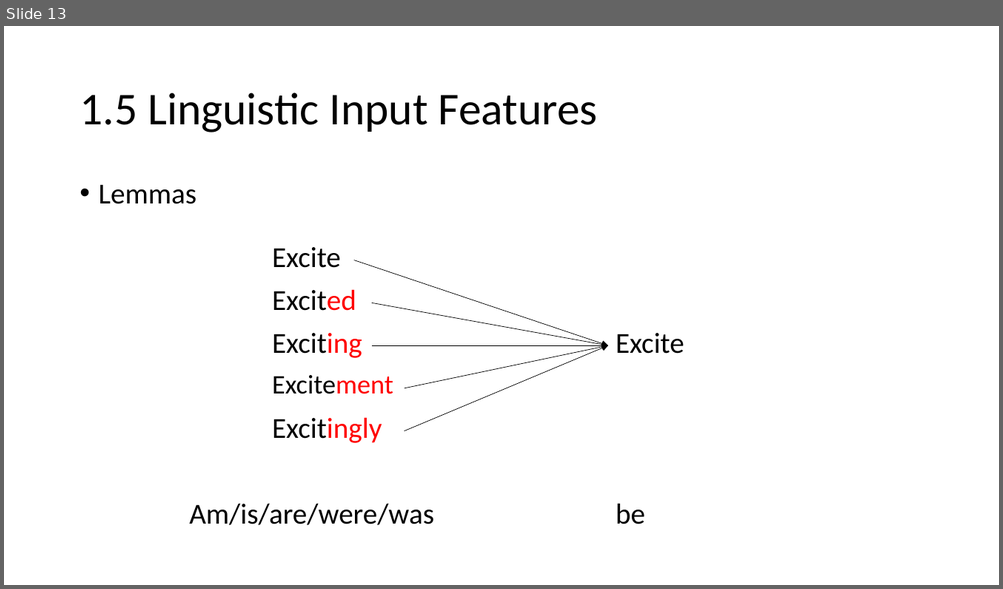
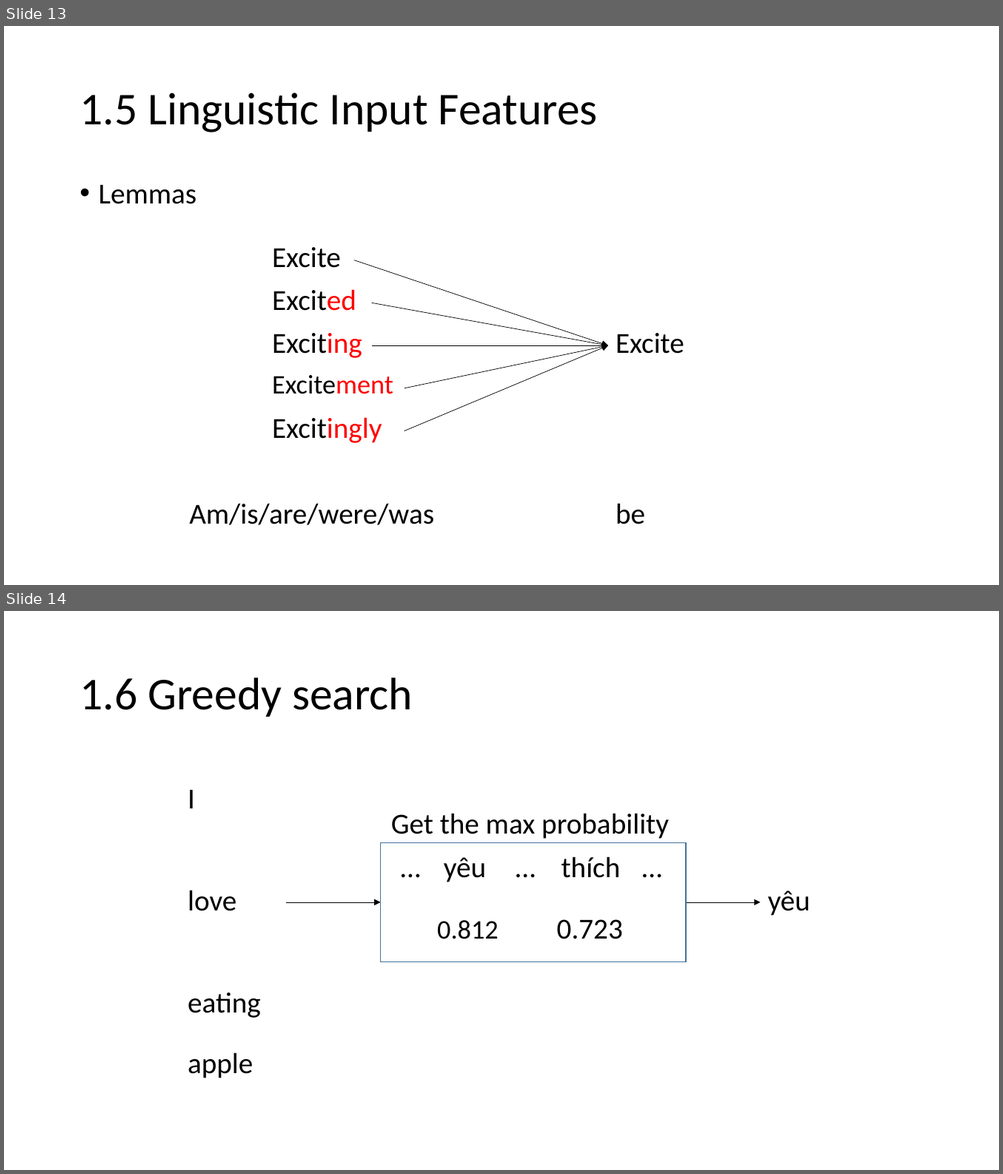
Before and after one commit to nguyenduyhanlam/PTXS-GTNN, a slide deck: encoder_decoder.pptx. Shown one above the other, each under a label of ours: slide 13 before the commit, slides 13 and 14 after it. The pictures are 1003x589 and 1003x1174 pixels, drawn with LibreOffice and Linux fonts; fonts in the diff are those of the drawing. Boxes give left, top, right and bottom in pixels: in the first picture for what was removed or moved away, otherwise in the second. Text is boxed around its words. In the diff, an @@ line names an element or a change of style, - is before the commit and + after.

Commit message:
Add beam search feature

```diff
--- a/encoder_decoder.pptx
+++ b/encoder_decoder.pptx
@@ slide 14 added at (x1=4, y1=611, x2=999, y2=1170), background #FFFFFF @@
@@ title added at (x1=79, y1=678, x2=412, y2=717), 44 pt, text #000000 @@
+1.6 Greedy search
@@ text added at (x1=188, y1=790, x2=195, y2=809), 28 pt, text #000000 @@
+I
@@ text added at (x1=391, y1=813, x2=669, y2=839), 28 pt, text #000000 @@
+Get the max probability
@@ group added at (x1=381, y1=843, x2=686, y2=963): 7 texts, 1 rectangle @@
+yêu
+thích
+…
+…
+0.812
+0.723
+…
@@ text added at (x1=188, y1=890, x2=236, y2=911), 28 pt, text #000000 @@
+love
@@ text added at (x1=768, y1=891, x2=810, y2=916), 28 pt, text #000000 @@
+yêu
@@ arrow added from (286, 903) to (381, 903), #000000 0.5 pt @@
@@ arrow added from (686, 903) to (760, 903), #000000 0.5 pt @@
@@ text added at (x1=188, y1=993, x2=261, y2=1018), 28 pt, text #000000 @@
+eating
@@ text added at (x1=188, y1=1053, x2=253, y2=1079), 28 pt, text #000000 @@
+apple
```
Also in this commit, not shown: 1 other slide added, 1 other file.
